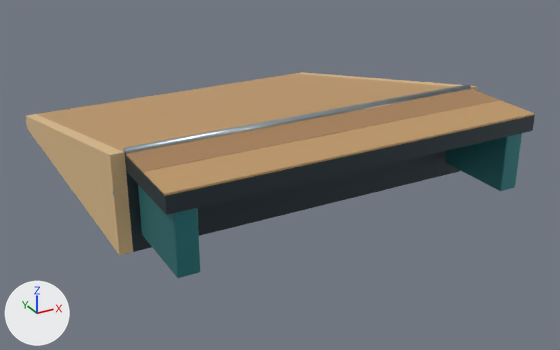
An edit to the Blender file assets/authored/skate_bank.blend, drawn before and after from the same camera.
Both versions are drawn from a 50 mm lens placed at (-2.92, -7.68, 2.58), pointed at (0.13, -2.14, -0.19). The axes (+X, +Y, +Z) are drawn at lower left. The lights are the same throughout. The picture after the commit comes second.

The first picture shows 'VISUAL__bank_lip', 'VISUAL__bank_platform_plank', 'VISUAL__bank_platform_plank.001', 'VISUAL__bank_platform_solid', 'VISUAL__bank_platform_support', 'VISUAL__bank_platform_support.001', 'VISUAL__bank_ride', 'VISUAL__bank_sides_left', 'VISUAL__bank_sides_right', 'VISUAL__bank_structure'.
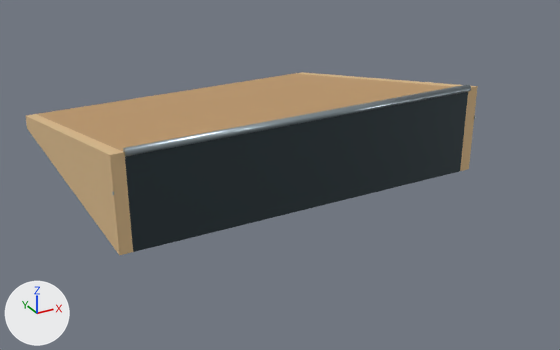
The change in detail:
Object 'VISUAL__bank_platform_solid' (ob_visual__bank_platform_solid) is deleted.
Object 'VISUAL__bank_platform_plank' (ob_visual__bank_platform_plank) is deleted.
Object 'VISUAL__bank_platform_plank.001' (ob_visual__bank_platform_plank_001) is deleted.
Object 'VISUAL__bank_platform_support' (ob_visual__bank_platform_support) is deleted.
Object 'VISUAL__bank_platform_support.001' (ob_visual__bank_platform_support_001) is deleted.

Where the change shows, as pixel boxes [x1, y1, x2, y2] in the pictures (560 x 350 px):
'VISUAL__bank_platform_plank.001', deleted (orange): before [144, 100, 535, 196]
'VISUAL__bank_platform_solid', deleted: before [125, 115, 535, 215]
'VISUAL__bank_platform_plank', deleted (brown): before [125, 89, 499, 174]
'VISUAL__bank_platform_support', deleted (cyan): before [138, 185, 200, 278]
'VISUAL__bank_platform_support.001', deleted (cyan): before [445, 133, 522, 191]
'VISUAL__bank_structure', unchanged, uncovered by the edit: before [126, 151, 460, 252]; after [125, 92, 468, 252]
'VISUAL__bank_sides_right', unchanged, uncovered by the edit: [295, 72, 478, 171] in both
